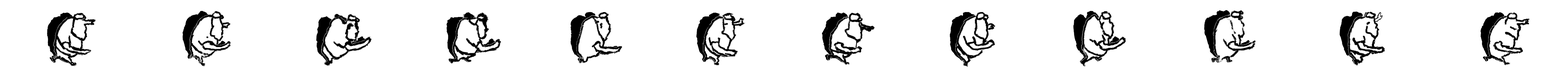
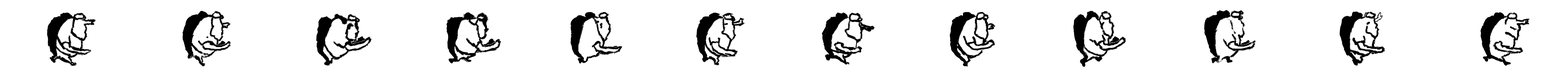
Layer changes from the first 1568 x 74 image to the second:
painted on "Copie de Calque copié" over (x1=51, y1=14, x2=1511, y2=67)
